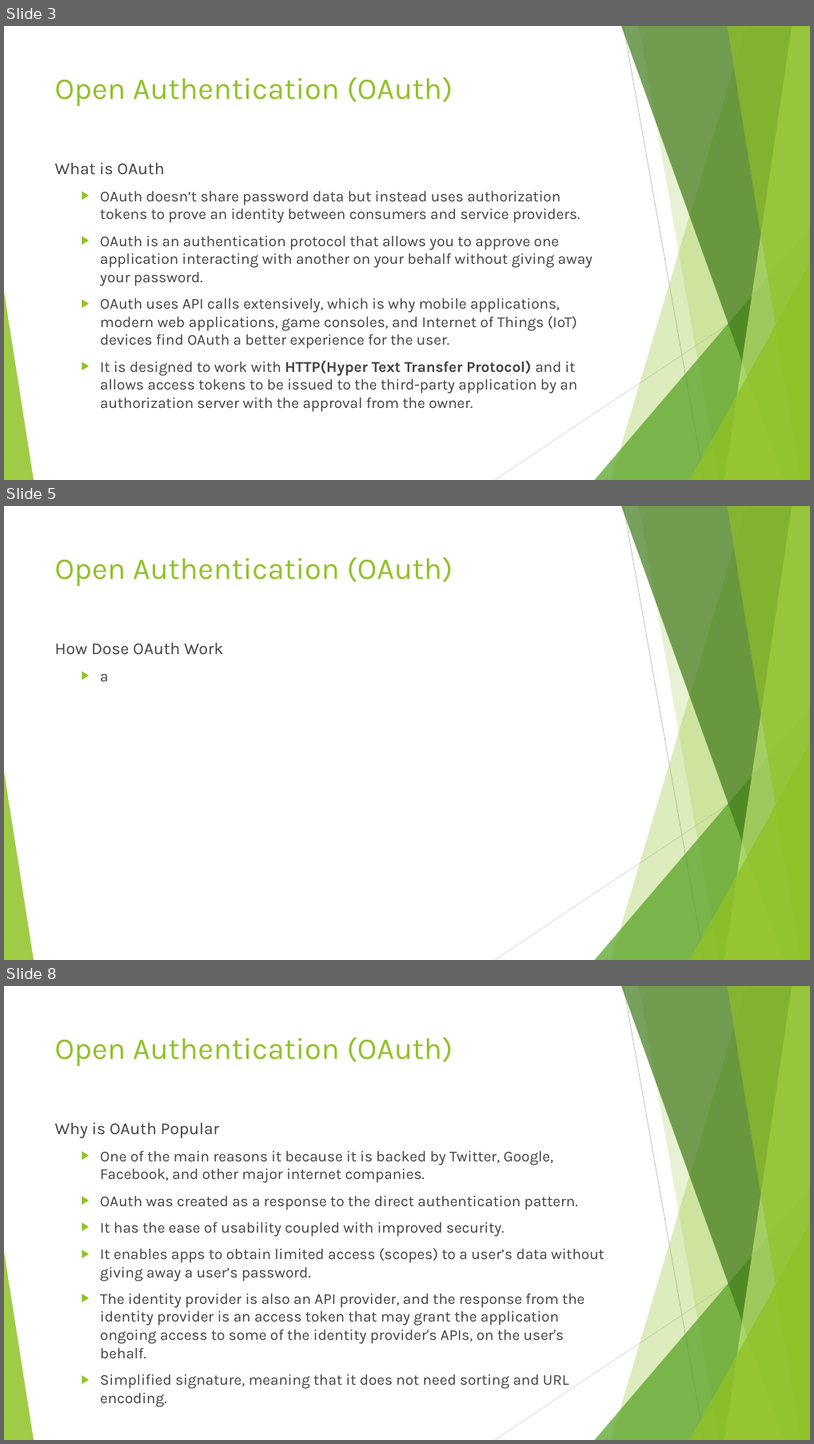
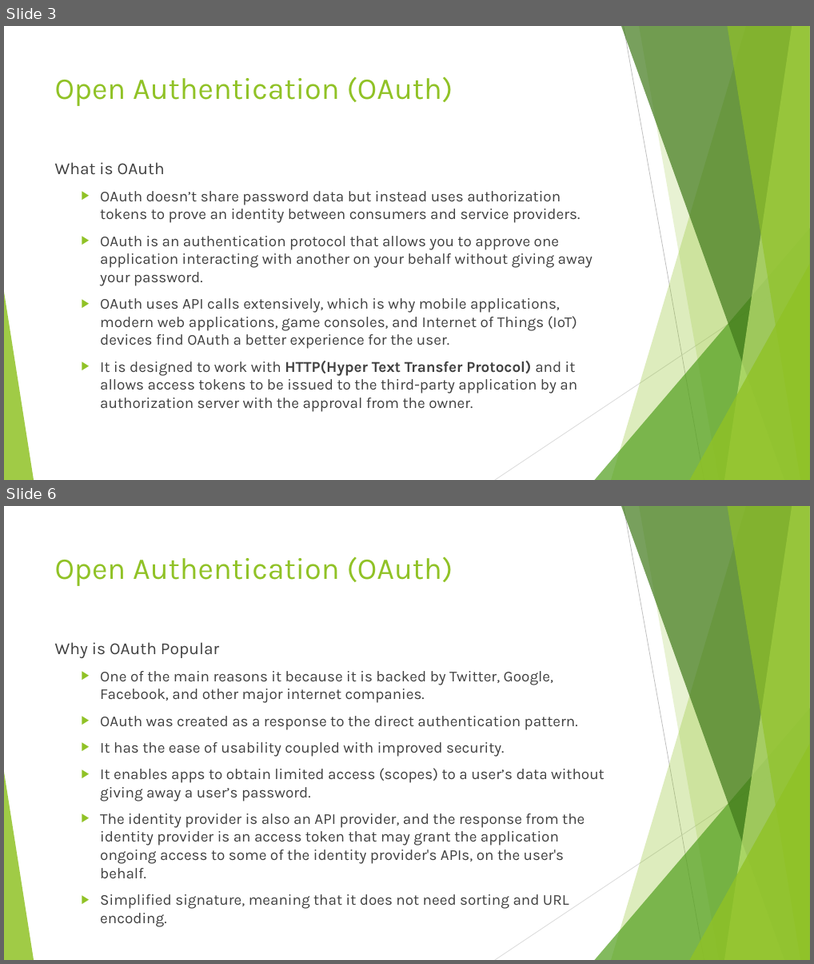
Before and after one commit to imaaxa/web-420, a slide deck: week-9/gilliam-assignment-9.2.pptx. Shown one above the other, each under a label of ours: slides 3, 5 and 8 before the commit, slides 3 and 6 after it; the slides between them are not shown. The pictures are 814x1444 and 814x964 pixels, drawn with LibreOffice and Linux fonts; fonts in the diff are those of the drawing. Boxes give left, top, right and bottom in pixels: in the first picture for what was removed or moved away, otherwise in the second. Text is boxed around its words. In the diff, an @@ line names an element or a change of style, - is before the commit and + after.

```diff
--- a/week-9/gilliam-assignment-9.2.pptx
+++ b/week-9/gilliam-assignment-9.2.pptx
@@ slide 5 removed at box(4, 506, 810, 960), background #FFFFFF; not listed: 10 template elements that a slide beside it also shows @@
@@ title removed at box(55, 556, 454, 586) @@
-Open Authentication (OAuth)
@@ text removed at box(55, 642, 223, 681) @@
-How Dose OAuth Work
-  ▶ a
@@ what was slide 8 is now slide 6 @@
```
Also in this commit, not shown: 2 slides changed, 1 slide added, 2 other slides removed, 5 other files.
